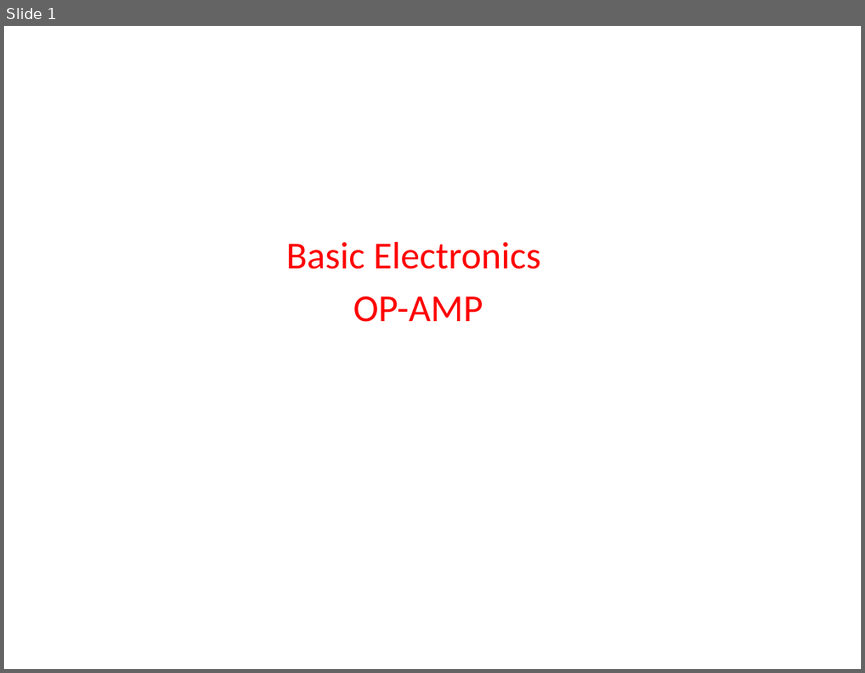
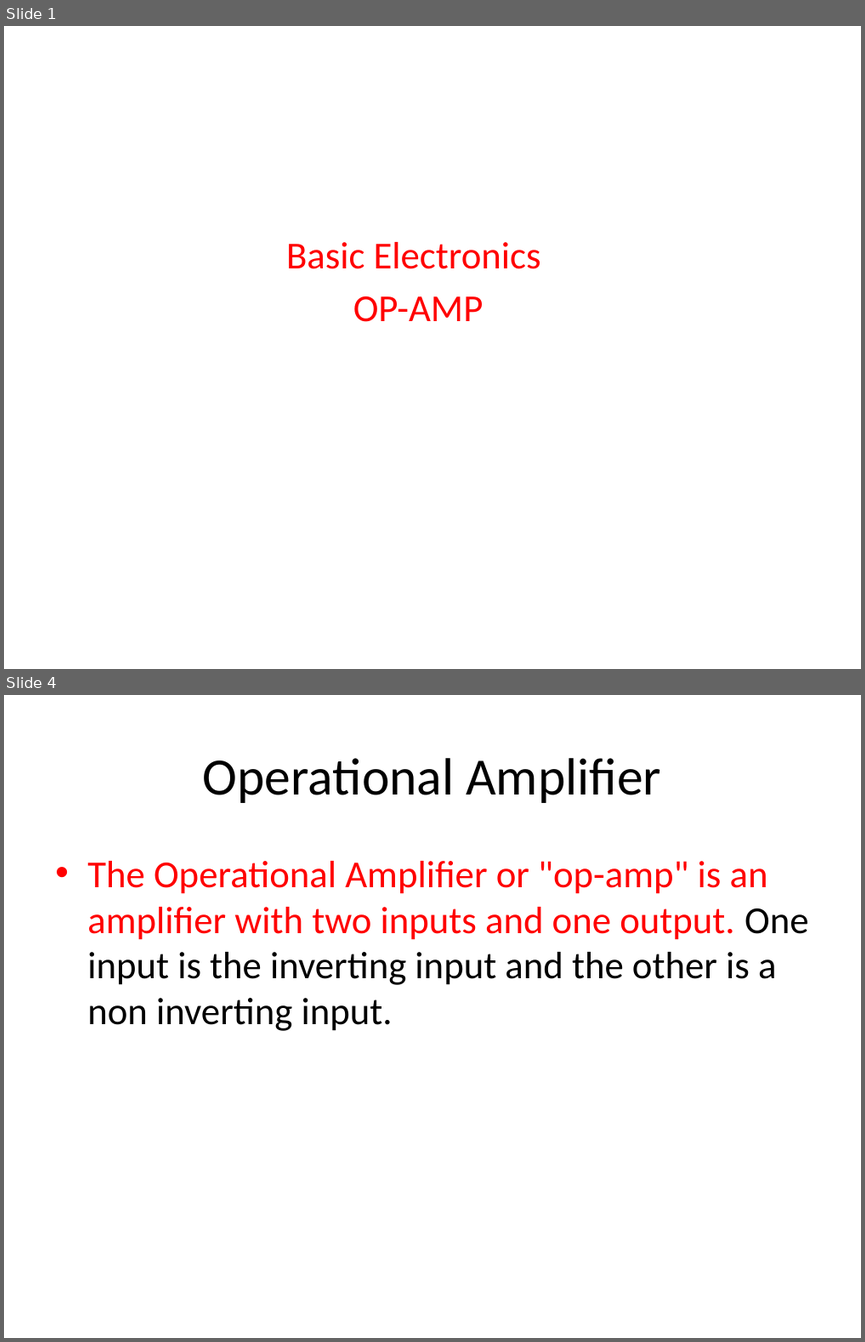
Before and after one commit to madhavirepe/OP-AMP, a slide deck: Op-Amp.pptx. Shown one above the other, each under a label of ours: slide 1 before the commit, slides 1 and 4 after it; the slides between them are not shown. The pictures are 865x673 and 865x1342 pixels, drawn with LibreOffice and Linux fonts; fonts in the diff are those of the drawing. Boxes give left, top, right and bottom in pixels: in the first picture for what was removed or moved away, otherwise in the second. Text is boxed around its words. In the diff, an @@ line names an element or a change of style, - is before the commit and + after.

```diff
--- a/Op-Amp.pptx
+++ b/Op-Amp.pptx
@@ slide 4 added at bbox=[4, 695, 861, 1338], background #FFFFFF @@
@@ title added at bbox=[203, 758, 661, 803], 44 pt, text #000000 @@
+Operational Amplifier
@@ text added at bbox=[87, 861, 808, 1031], 32 pt, text #FF0000 @@
+• The Operational Amplifier or "op-amp" is an amplifier with two inputs and one output. One input is the inverting input and the other is a non inverting input.
```
Also in this commit, not shown: 27 other slides added.
